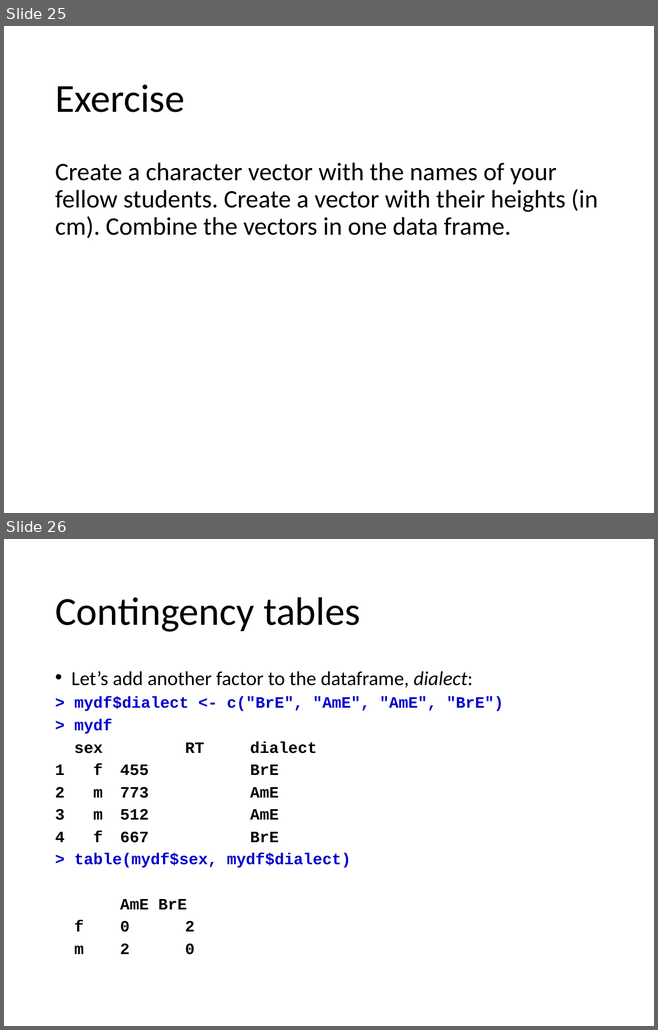
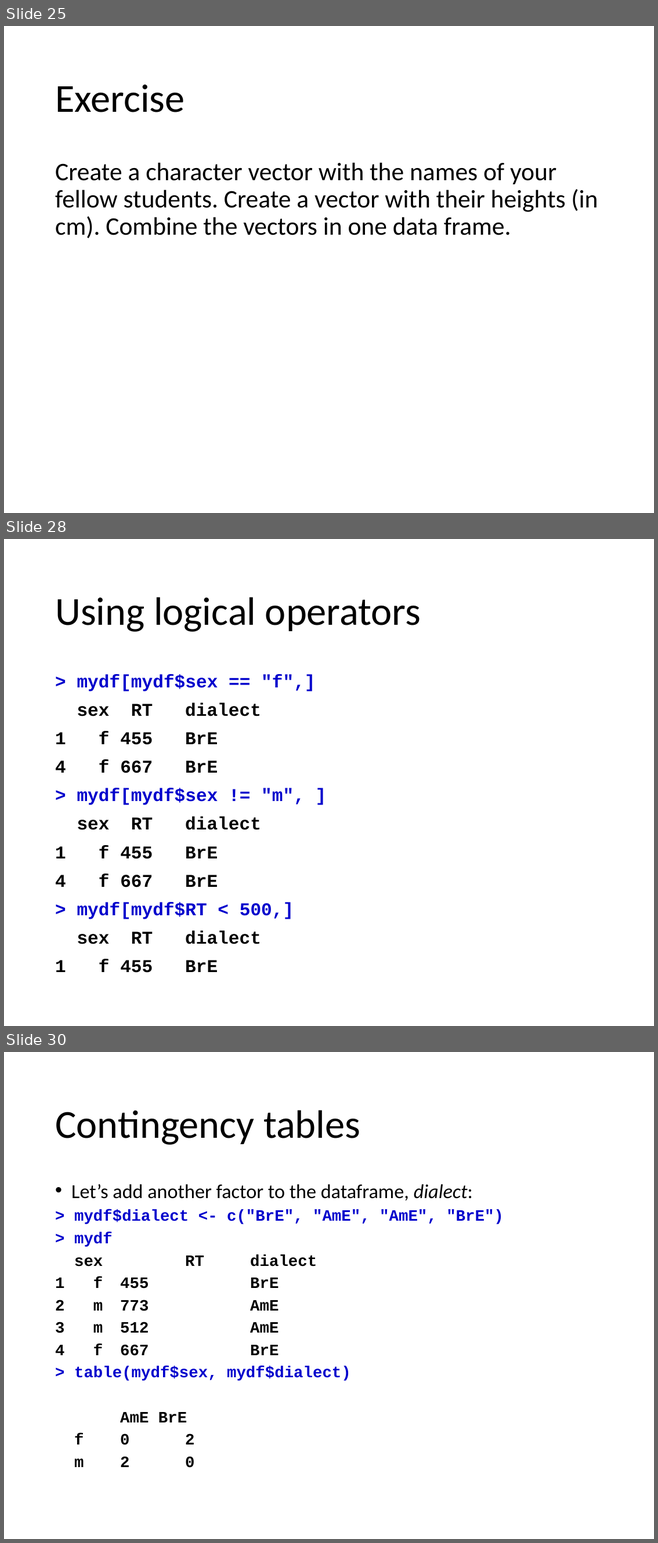
Before and after one commit to levshina/Jena, a slide deck: Intro_R.pptx. Shown one above the other, each under a label of ours: slides 25 and 26 before the commit, slides 25, 28 and 30 after it; the slides between them are not shown. The pictures are 658x1030 and 658x1543 pixels, drawn with LibreOffice and Linux fonts; fonts in the diff are those of the drawing. Boxes give left, top, right and bottom in pixels: in the first picture for what was removed or moved away, otherwise in the second. Text is boxed around its words. In the diff, an @@ line names an element or a change of style, - is before the commit and + after.

```diff
--- a/Intro_R.pptx
+++ b/Intro_R.pptx
@@ slide 28 added at [4,539,654,1026], background #FFFFFF @@
@@ title added at [55,597,420,632], 44 pt, text #000000 @@
+Using logical operators
@@ text added at [55,674,315,973], 20 pt, text #000000, bold @@
+> mydf[mydf$sex == "f",]
+sex RT dialect
+1 f 455 BrE
+4 f 667 BrE
+> mydf[mydf$sex != "m", ]
+sex RT dialect
+1 f 455 BrE
+4 f 667 BrE
+> mydf[mydf$RT < 500,]
+sex RT dialect
+1 f 455 BrE
@@ what was slide 26 is now slide 30 @@
```
Also in this commit, not shown: 3 other slides added.
